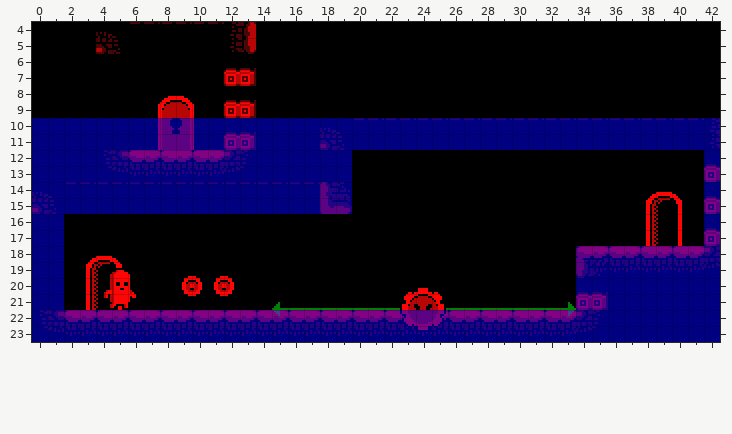
Tiled map -- assets/stages/Various/TestRoomStage.tmx. Above, as it was before the edit.
Cells are 8x8 px. Shown: x 0..42, y 4..23.
And afterwards:
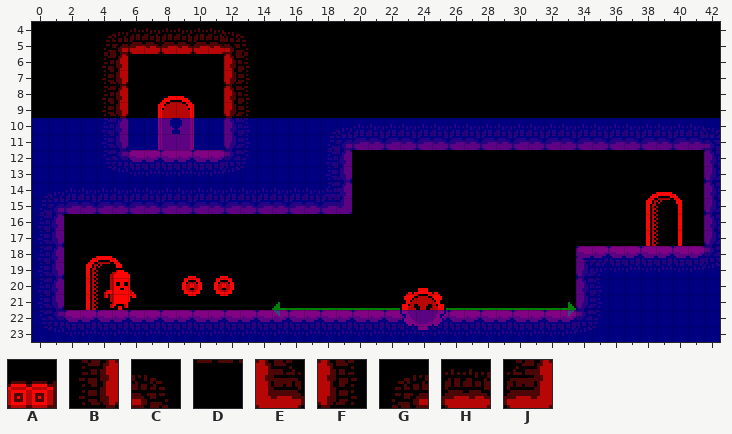
Key: from "Inner Tiles": A 14, B 17, C 18, D 29, E 30; from "InnerTiles": F 15, G 19, H 31, J 32.
_ is an empty cell, . an unchanged one.
Objects are placed by their top-left corner, in cells (3,4 is the top-left corner of cell 3,4); size is 1x1 cell unless given.
The commit says: Finished CoinRoom and Intersection conversion to Tiled maps
Difference:
--- layer "(C2) Test Object Composite"
+H at 6,4 size 2x2
+H at 8,4 size 2x2
+H at 10,4 size 2x2
+C at 12,4 size 2x2
+G at 4,4 size 2x2
+B at 4,6 size 2x2
+F at 12,6 size 2x2
+B at 4,8 size 2x2
+F at 12,8 size 2x2
+B at 4,10 size 2x2
+F at 12,10 size 2x2
-D at 8,4 size 2x2
-D at 6,4 size 2x2
-D at 10,4 size 2x2
-B at 12,4 size 2x2
-C at 4,4 size 2x2
-A at 12,6 size 2x2
-A at 12,8 size 2x2
-A at 12,10 size 2x2
--- layer "(C1) Main Layer Walls"
@@ x 18..42 @@
-11 C.D.D.D.D.D.D.D.D.D.D.D.B
+11 G.H.H.H.H.H.H.H.H.H.H.H.C
@@ x 18..42 @@
-13 _.......................A
+13 B.......................F
@@ x 0..42 @@
-15 C.D.D.D.D.D.D.D.D.E.......................A
+15 G.H.H.H.H.H.H.H.H.J.......................F
@@ x 0..42 @@
-17 _.........................................A
+17 B.........................................F
@@ x 0..0 @@
-19 _
+19 B
@@ x 0..34 @@
-21 _.................................A
+21 B.................................F
Boxes around the changes in both pictures, in picture pixels (x1, y1, x2, y2):
changed: (32, 22, 720, 310)
